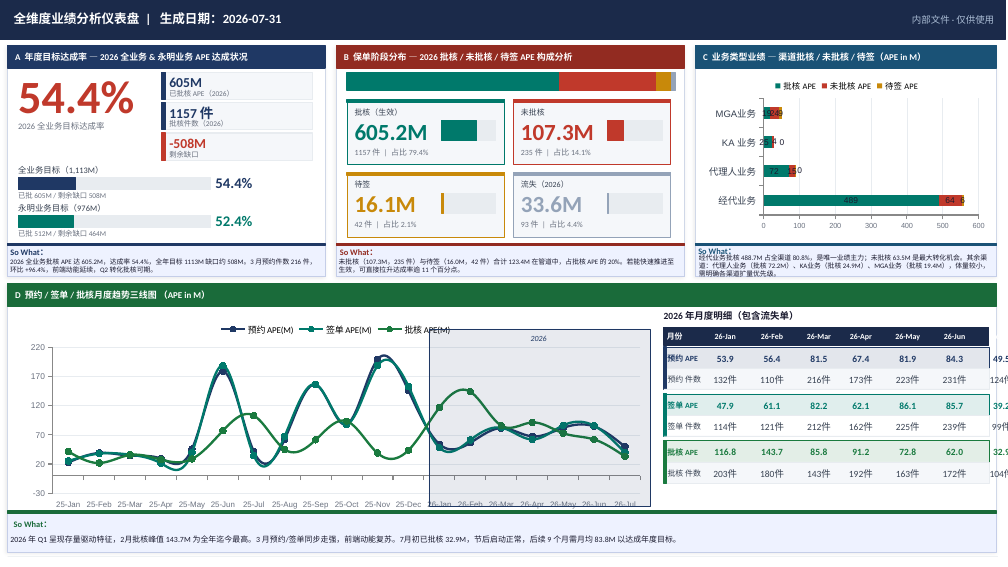
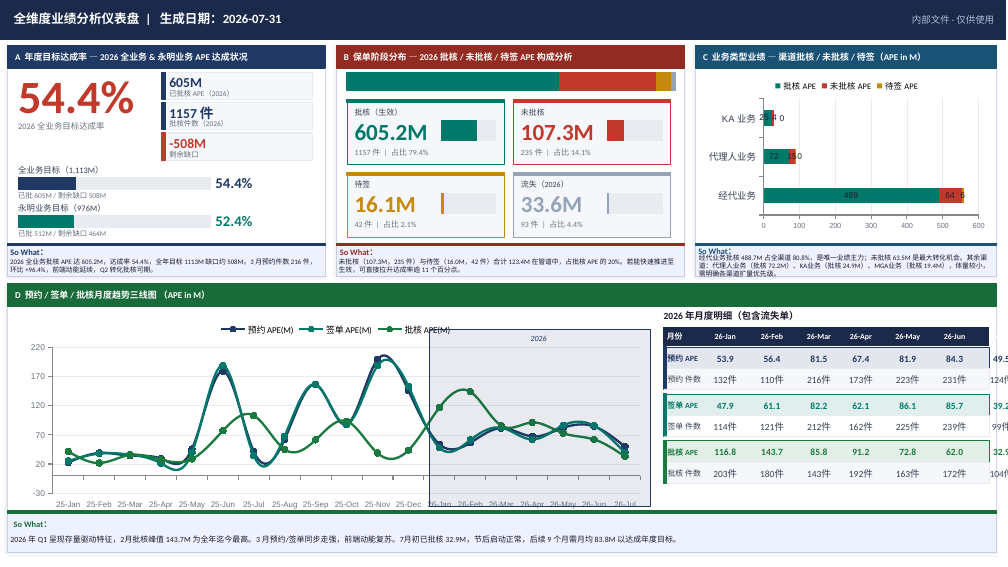
Before and after one commit to lqr17819186580/-python-, a slide deck: slide 1 of ppt汇报/周业绩汇报PPT_FINAL.pptx. Drawn at 1008x567 pixels with LibreOffice and Linux fonts; fonts in the diff are those of the drawing. Boxes give left, top, right and bottom in pixels: in the first picture for what was removed or moved away, otherwise in the second. Text is boxed around its words. In the diff, an @@ line names an element or a change of style, - is before the commit and + after.

```diff
--- a/ppt汇报/周业绩汇报PPT_FINAL.pptx
+++ b/ppt汇报/周业绩汇报PPT_FINAL.pptx
@@ bar stacked chart at (703,71,991,234) @@
-categories: 经代业务, 代理人业务, KA 业务, MGA业务
+categories: 经代业务, 代理人业务, KA 业务
-批核 APE: 489, 72, 25, 19
+批核 APE: 489, 72, 25
-未批核 APE: 64, 15, 4, 24
+未批核 APE: 64, 15, 4
-待签 APE: 6, 0, 0, 9
+待签 APE: 6, 0, 0
```
Also in this commit, not shown: 3 other slides changed, 3 slides added, 2 slides removed, 33 other files.
